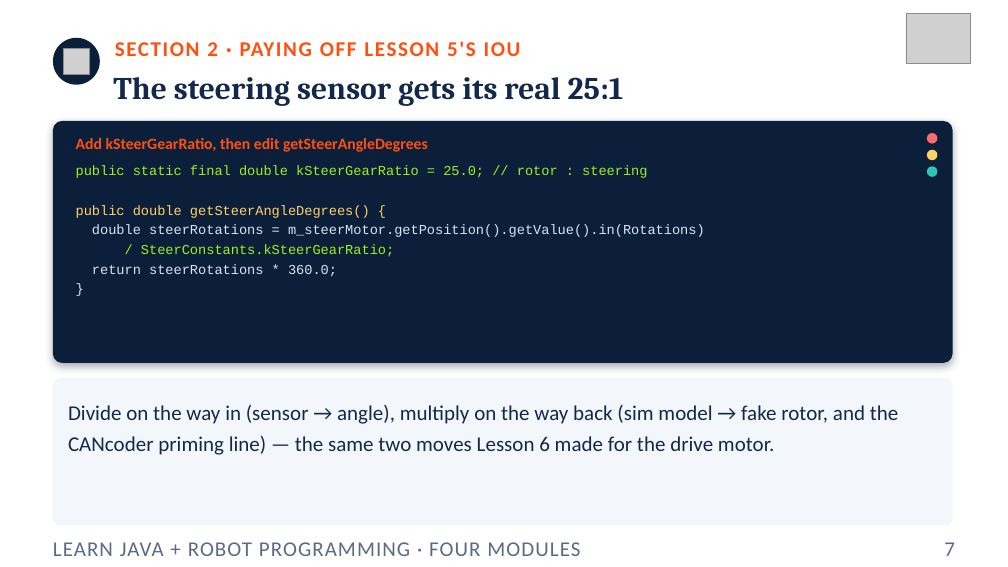
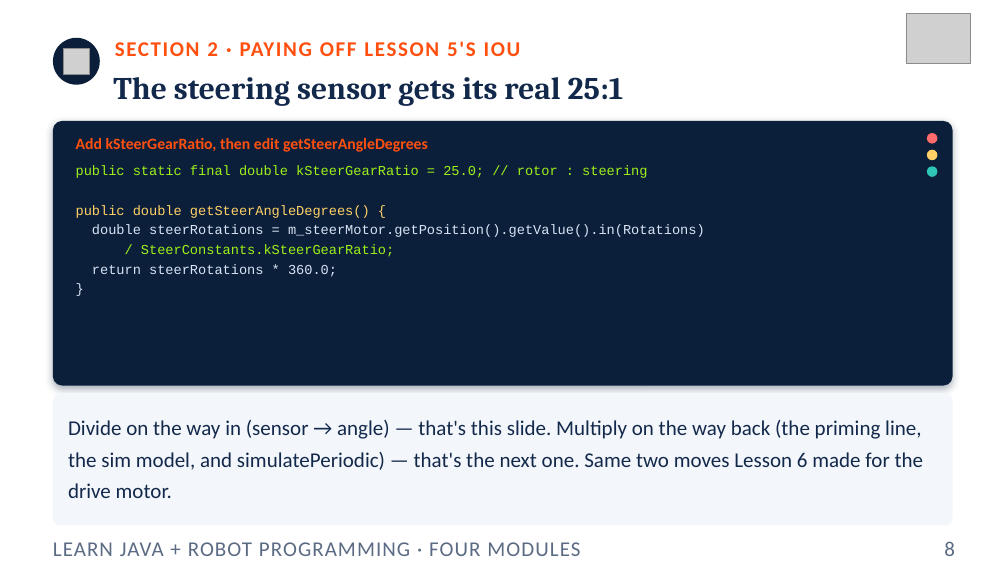
Before and after one commit to FRC5010/BasicRobotLessons, a slide deck: slide 8 of docs/presentations/v3/07-four-modules.pptx (slide 7 before the commit). Drawn at 1008x567 pixels with LibreOffice and Linux fonts; fonts in the diff are those of the drawing; grey boxes stand for pictures. Boxes give left, top, right and bottom in pixels: in the first picture for what was removed or moved away, otherwise in the second. Text is boxed around its words. In the diff, an @@ line names an element or a change of style, - is before the commit and + after.

```diff
--- a/docs/presentations/v3/07-four-modules.pptx
+++ b/docs/presentations/v3/07-four-modules.pptx
@@ rounded rectangle at <box>53,121,953,386</box>: proportions changed @@
@@ rounded rectangle: place and size @@
-rounded rectangle at <box>53,121,953,363</box>
+rounded rectangle at <box>53,121,953,386</box>
@@ rounded rectangle: place and size @@
-rounded rectangle at <box>53,378,953,526</box>
+rounded rectangle at <box>53,393,953,526</box>
@@ rounded rectangle at <box>53,393,953,526</box>: proportions changed @@
@@ text at <box>68,420,924,498</box>: text changed @@
-Divide on the way in (sensor → angle), multiply on the way back (sim model → fake rotor, and the CANcoder priming line) — the same two moves Lesson 6 made for the drive motor.
+Divide on the way in (sensor → angle) — that's this slide. Multiply on the way back (the priming line, the sim model, and simulatePeriodic) — that's the next one. Same two moves Lesson 6 made for the drive motor.
@@ text at <box>944,541,955,556</box>: text changed @@
-7
+8
```
Also in this commit, not shown: 12 other slides changed, 8 slides added, 7 other files.
